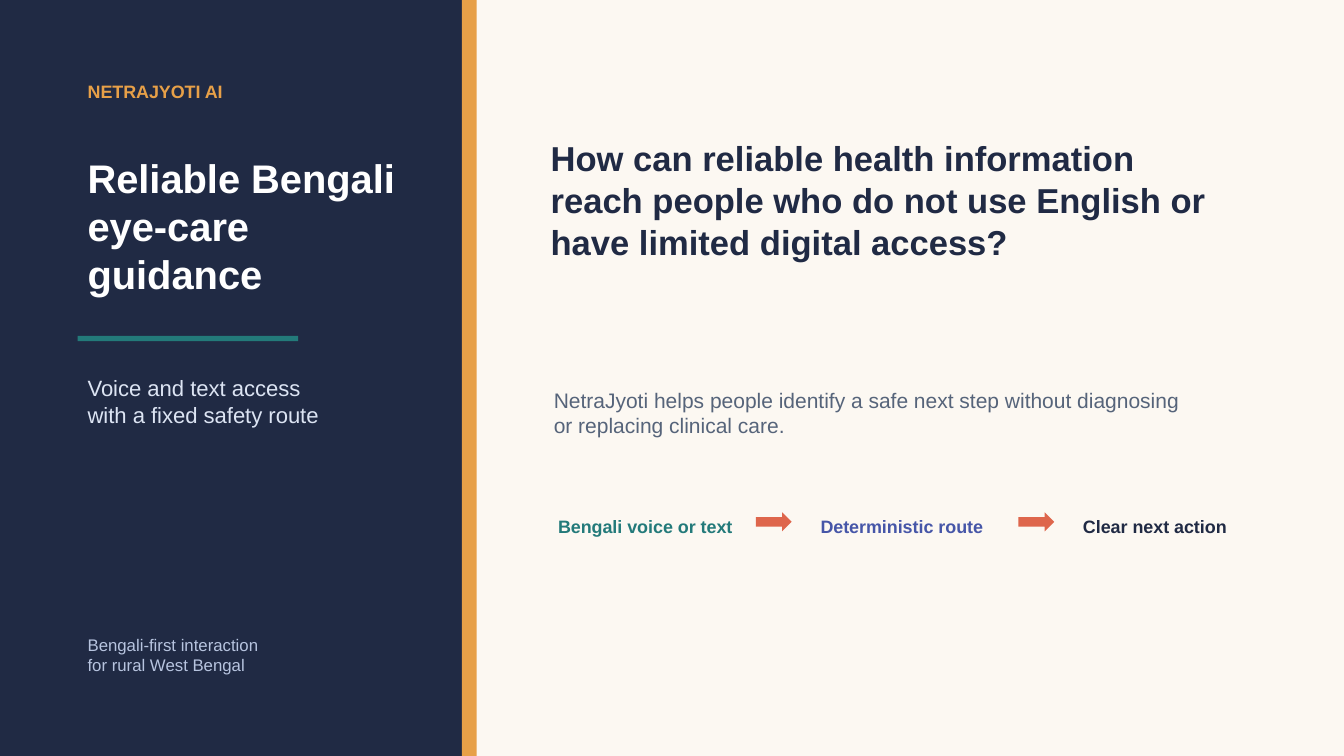
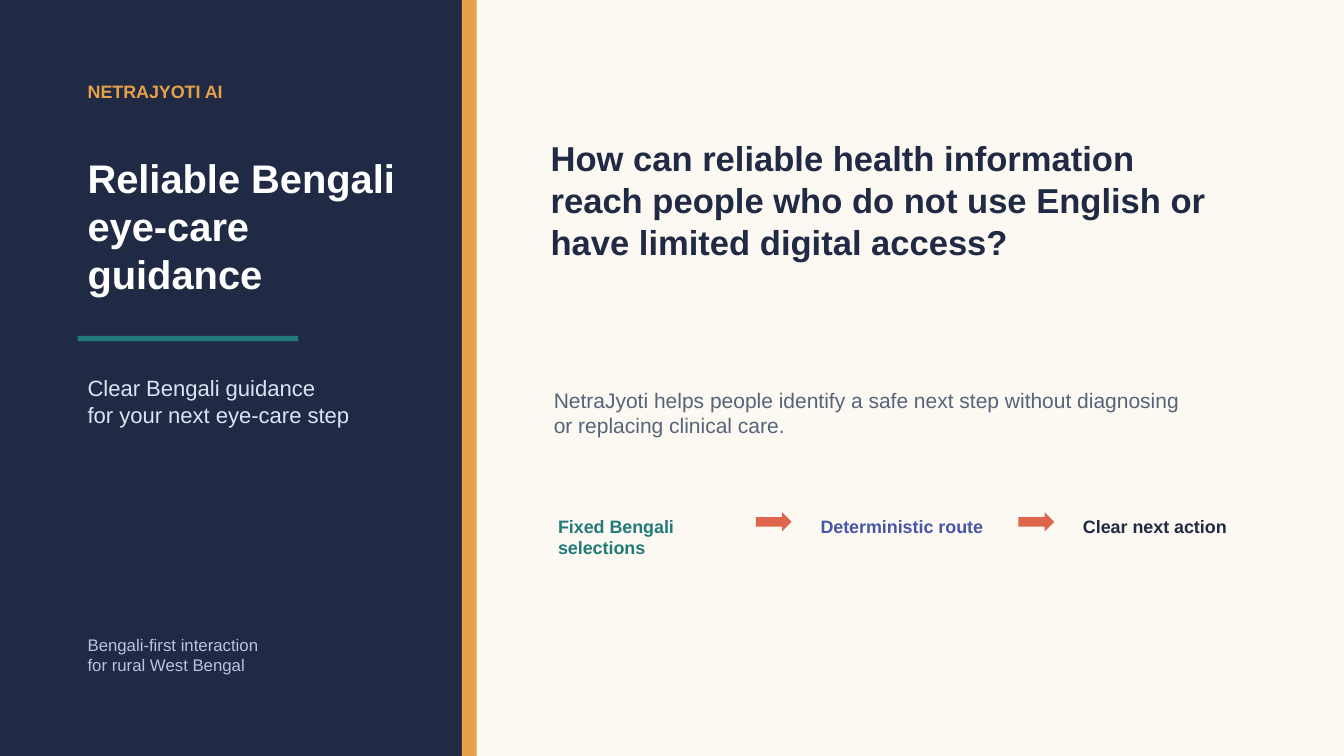
Before and after one commit to rahulkarcj/netrajyoti-ai-mvp, a slide deck: slide 1 of docs/presentation/NetraJyoti_AI_Capstone_Demo_Deck.pptx. Drawn at 1344x756 pixels with LibreOffice and Linux fonts; fonts in the diff are those of the drawing. Boxes give left, top, right and bottom in pixels: in the first picture for what was removed or moved away, otherwise in the second. Text is boxed around its words. In the diff, an @@ line names an element or a change of style, - is before the commit and + after.

```diff
--- a/docs/presentation/NetraJyoti_AI_Capstone_Demo_Deck.pptx
+++ b/docs/presentation/NetraJyoti_AI_Capstone_Demo_Deck.pptx
@@ text at bbox=[88, 380, 350, 428]: text changed @@
-Voice and text access
-with a fixed safety route
+Clear Bengali guidance
+for your next eye-care step
@@ text at bbox=[558, 520, 674, 554]: text changed @@
-Bengali voice or text
+Fixed Bengali selections
```
Also in this commit, not shown: 4 other slides changed, 1 other file.
